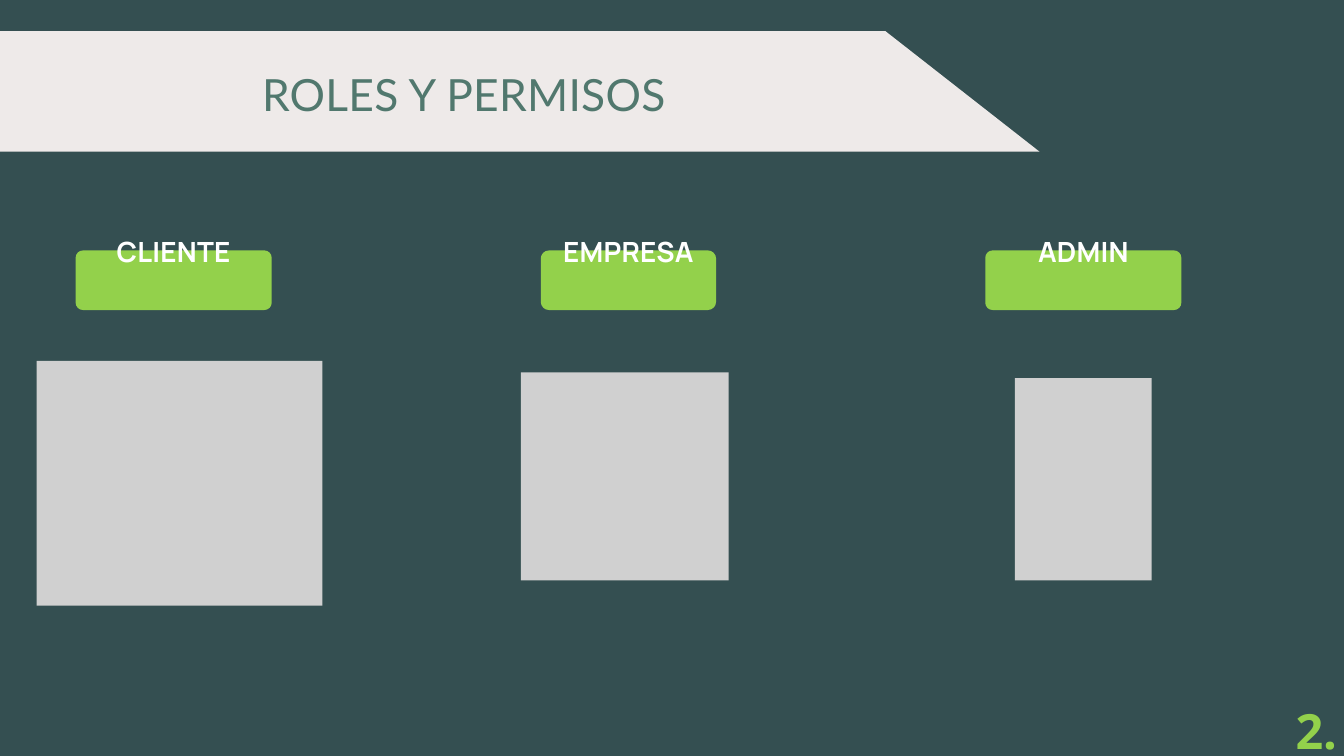
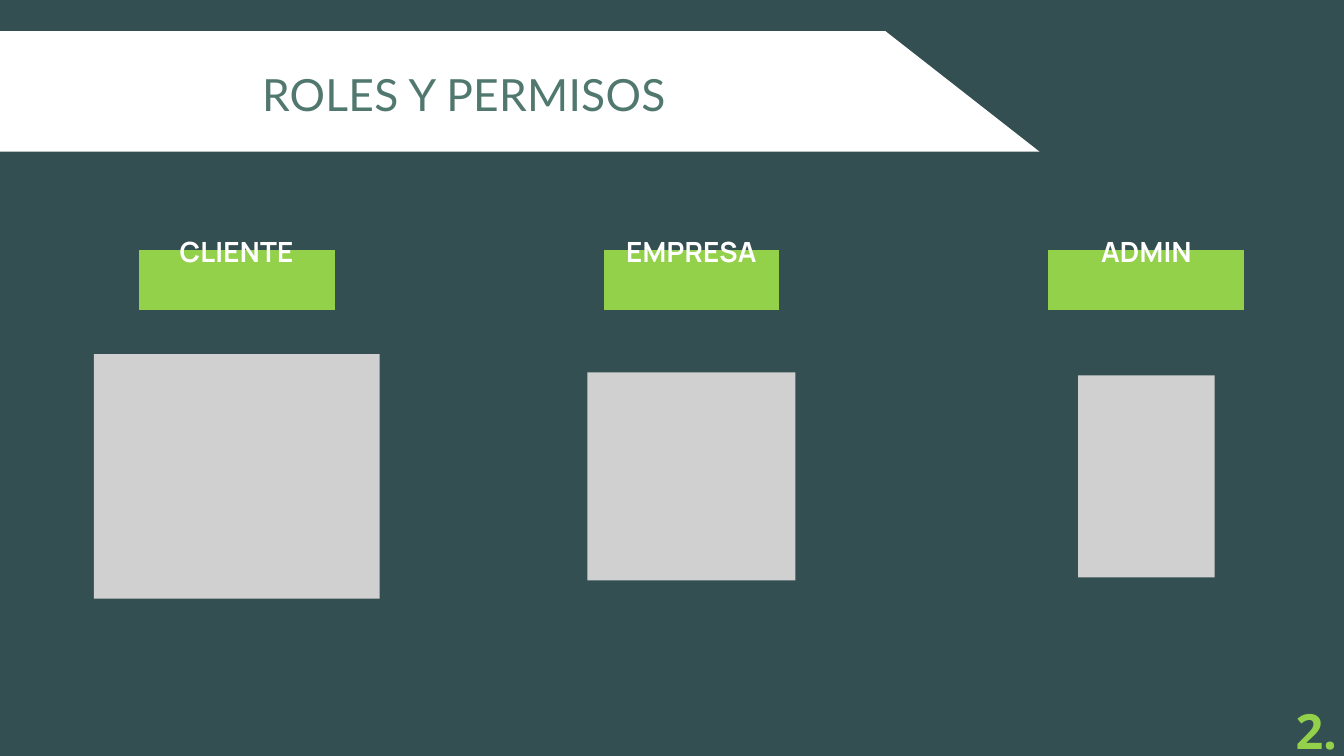
Before and after one commit to egilp04/TFG_Cuidados, a slide deck: slide 4 of documentacion_extra/presentacion/cuidaDos.pptx. Drawn at 1344x756 pixels with LibreOffice and Linux fonts; fonts in the diff are those of the drawing; grey boxes stand for pictures. Boxes give left, top, right and bottom in pixels: in the first picture for what was removed or moved away, otherwise in the second. Text is boxed around its words. In the diff, an @@ line names an element or a change of style, - is before the commit and + after.

```diff
--- a/documentacion_extra/presentacion/cuidaDos.pptx
+++ b/documentacion_extra/presentacion/cuidaDos.pptx
@@ freeform shape at (0, 31, 1040, 151): fill #EEEAE9 to #FFFFFF @@
@@ 3 texts, 3 freeform shapes, 1 picture: place and size @@
-3 texts, 3 freeform shapes, 1 picture at (75, 236, 1181, 580)
+3 texts, 3 freeform shapes, 1 picture at (138, 236, 1245, 580)
@@ picture: place and size @@
-picture at (36, 361, 322, 605)
+picture at (94, 354, 380, 599)
@@ picture: place and size @@
-picture at (1015, 378, 1151, 581)
+picture at (1078, 375, 1214, 577)
```
Also in this commit, not shown: 6 other slides changed, 3 slides added, 2 slides removed, 1 other file.
